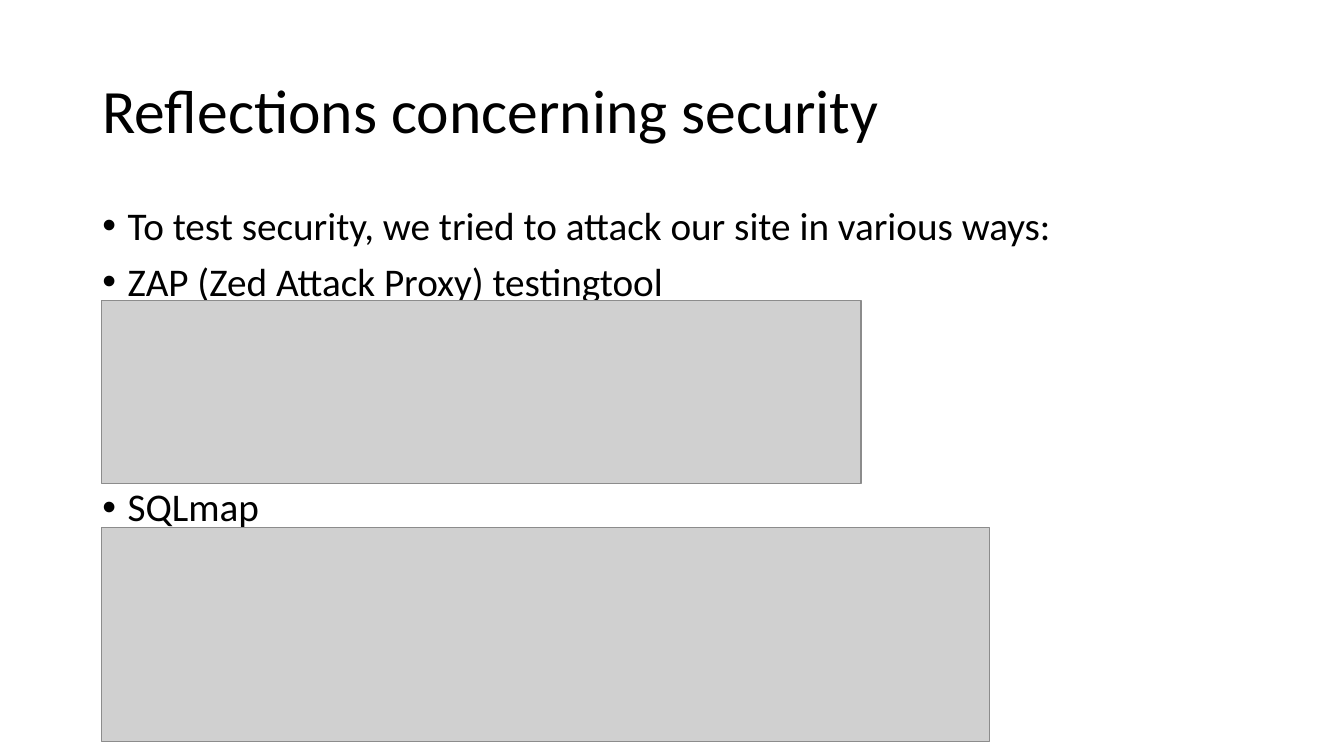
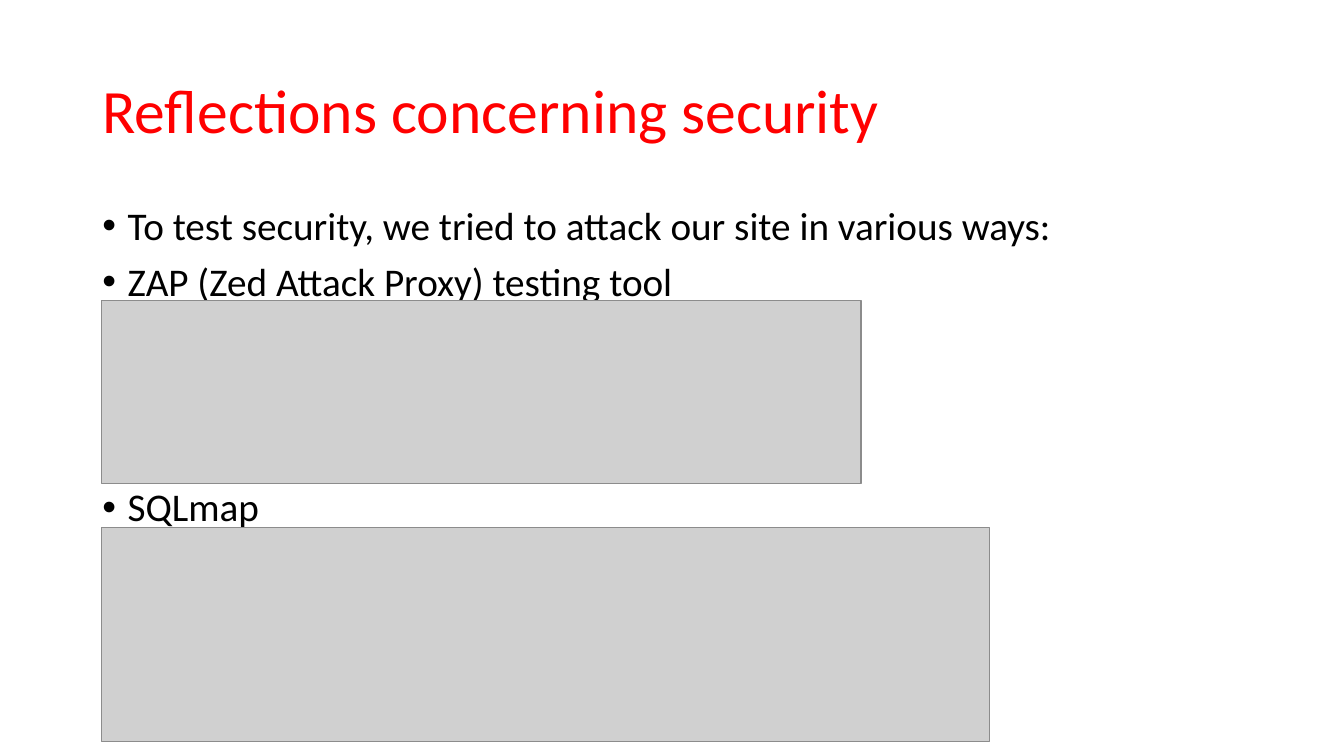
Before and after one commit to jkunnas58/dat250_netbank_fall_2020, a slide deck: slide 22 of Project_report_group_9.pptx. Drawn at 1344x756 pixels with LibreOffice and Linux fonts; fonts in the diff are those of the drawing; grey boxes stand for pictures. Boxes give left, top, right and bottom in pixels: in the first picture for what was removed or moved away, otherwise in the second. Text is boxed around its words. In the diff, an @@ line names an element or a change of style, - is before the commit and + after.

```diff
--- a/Project_report_group_9.pptx
+++ b/Project_report_group_9.pptx
@@ title "Reflections concerning security" at [102, 90, 878, 144]: text colour #000000 to #FF0000 @@
@@ text at [128, 267, 672, 306]: spaces changed @@
-• ZAP (Zed Attack Proxy) testingtool
+• ZAP (Zed Attack Proxy) testing tool
```
Also in this commit, not shown: 2 other slides changed, 1 slide added.
